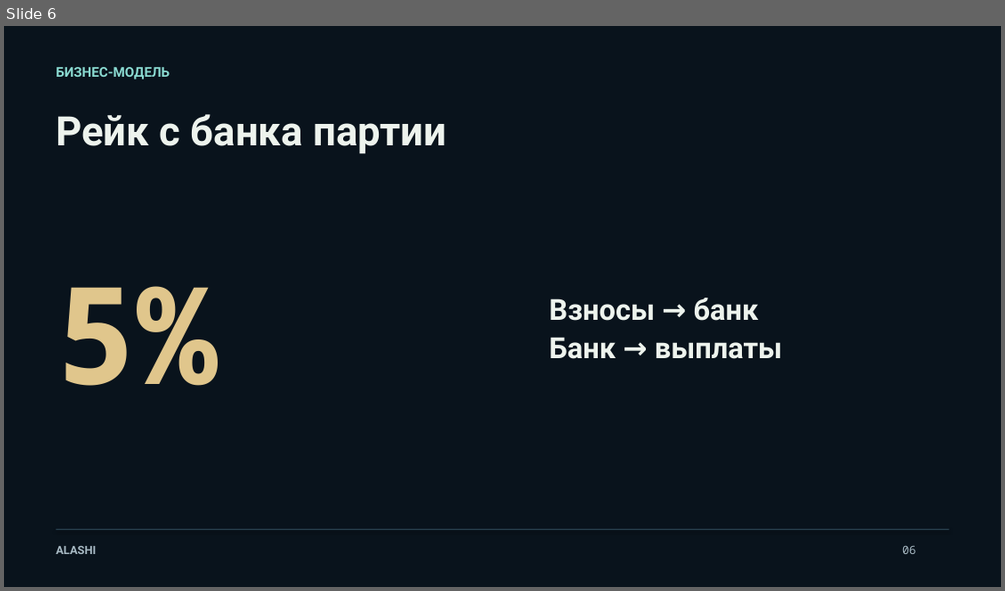
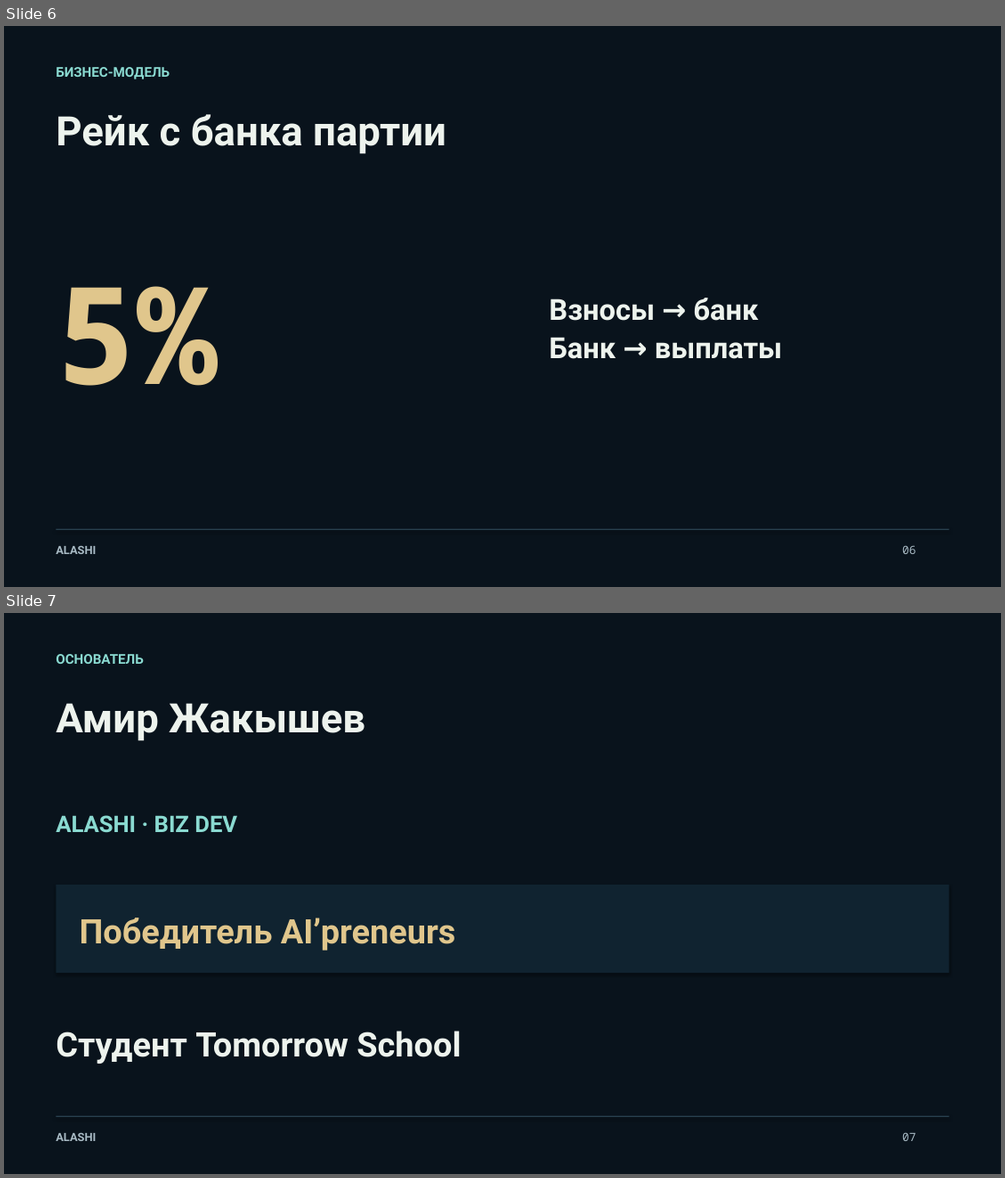
Before and after one commit to Jakisheff/alashi, a slide deck: docs/out/deck.pptx. Shown one above the other, each under a label of ours: slide 6 before the commit, slides 6 and 7 after it. The pictures are 1005x591 and 1005x1178 pixels, drawn with LibreOffice and Linux fonts; fonts in the diff are those of the drawing. Boxes give left, top, right and bottom in pixels: in the first picture for what was removed or moved away, otherwise in the second. Text is boxed around its words. In the diff, an @@ line names an element or a change of style, - is before the commit and + after.

```diff
--- a/docs/out/deck.pptx
+++ b/docs/out/deck.pptx
@@ slide 7 added at bbox=[4, 613, 1001, 1174], background #09131C @@
@@ text added at bbox=[56, 654, 143, 664], 13 pt, text #8ADAD1, bold @@
+ОСНОВАТЕЛЬ
@@ text added at bbox=[56, 703, 365, 741], 39 pt, text #EDF3ED, bold @@
+Амир Жакышев
@@ text added at bbox=[56, 815, 237, 833], 22 pt, text #8ADAD1, bold @@
+ALASHI · BIZ DEV
@@ rectangle added at bbox=[56, 884, 948, 973], fill #102330 @@
@@ text added at bbox=[80, 917, 456, 950], 32.5 pt, text #E0C68C, bold @@
+Победитель AI’preneurs
@@ text added at bbox=[56, 1030, 461, 1063], 32.5 pt, text #EDF3ED, bold @@
+Студент Tomorrow School
@@ rectangle added at bbox=[56, 1116, 948, 1116], fill #29414F @@
@@ text added at bbox=[56, 1133, 96, 1141], 11 pt, text #A9BBC5, bold @@
+ALASHI
@@ text added at bbox=[902, 1133, 915, 1141], 11 pt, text #A9BBC5 @@
+07
```
Also in this commit, not shown: 1 slide removed, 11 other files.
